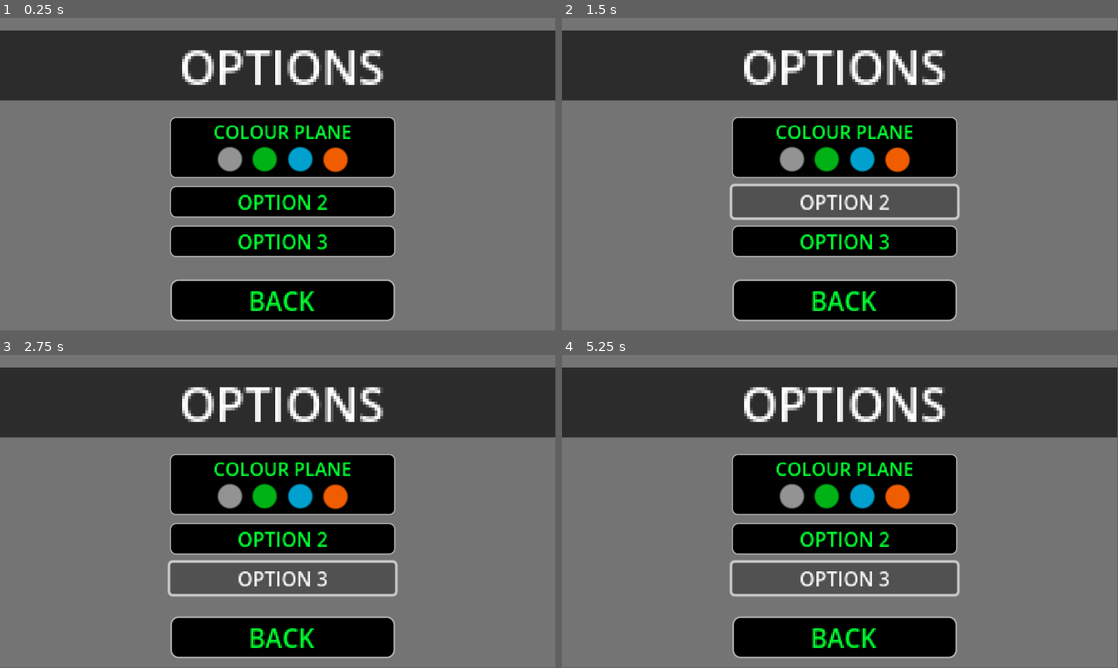
Above: before the commit, frames 1-4 (two rows, left to right).
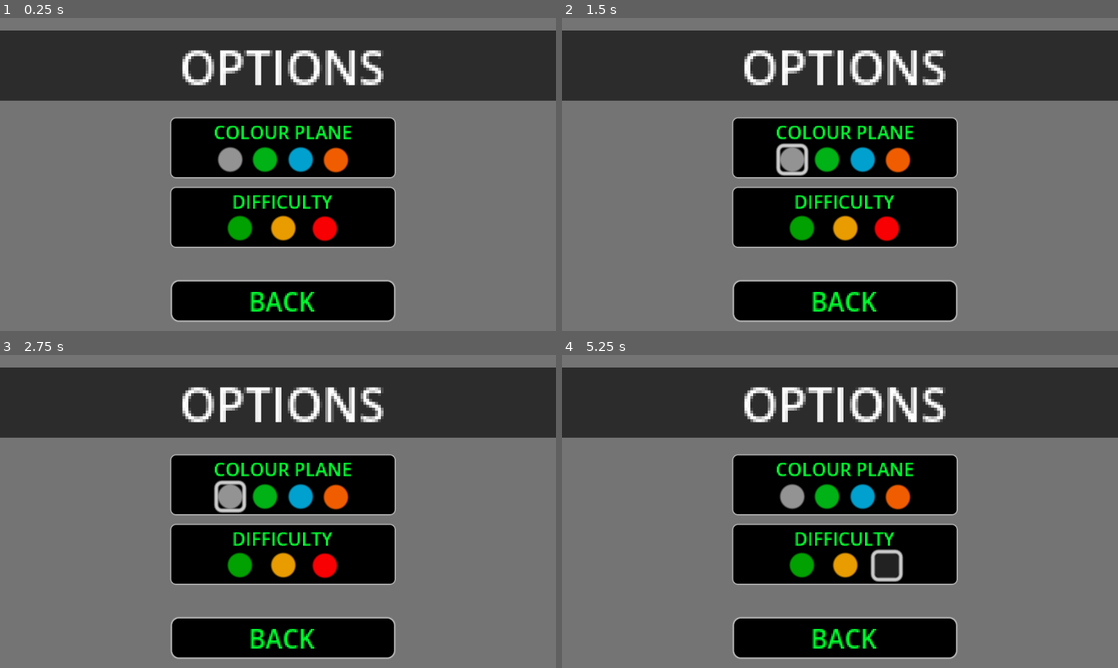
Above: after the commit, the same moments.

Repository: star6fish/DigitalTechInternalInternal
Game: Godot game, scene res://scenes/OptionsScreen.tscn
Two runs of this game, one before a commit and one after it. Both use one fixed random seed, a clock stepped at 60 frames per second and the inputs below. The project has no main scene, so this scene is started directly.
Inputs (mouse positions are in pixels of both pictures, inside the frame that each line leads up to):
- Up to frame 1 (0.25 s): no input
- Up to frame 2 (1.5 s): click (789, 158) at 0.5 s; click (845, 202) at 1.25 s, where only the run before the commit has a clickable "OPTION 2"
- Up to frame 3 (2.75 s): click (283, 577) at 2 s, where only the run before the commit has a clickable "OPTION 3"
- Up to frame 4 (5.25 s): click (828, 495) at 2.75 s; click (862, 495) at 3.5 s; click (895, 495) at 4.25 s; click (884, 564) at 5.02 s
In our replay, the window is 799x449 before the commit and 800x450 after it. These sizes can differ from the game's own. Grey fills any space a smaller window leaves; there, only what the larger window draws over its background counts as a difference.

The runs differ from the first frame. In frame 1, 6.9% of the frame differs, in the area x 0-100%, y 4-98%; in frame 2, 10%; in frame 3, 9.3%; in frame 4, 9.0%.

Commit message:
14/08/2024

Diff:
--- a/project.godot
+++ b/project.godot
@@ -18,6 +18,10 @@
 
 Global="*res://scripts/global.gd"
 
+[display]
+
+window/stretch/mode="viewport"
+
 [rendering]
 
 textures/canvas_textures/default_texture_filter=0
--- a/scenes/OptionsScreen.tscn
+++ b/scenes/OptionsScreen.tscn
@@ -60,6 +60,30 @@
 corner_radius_bottom_left = 8
 corner_detail = 20
 
+[sub_resource type="StyleBoxFlat" id="StyleBoxFlat_l604h"]
+bg_color = Color(0, 0.631373, 0, 1)
+corner_radius_top_left = 8
+corner_radius_top_right = 8
+corner_radius_bottom_right = 8
+corner_radius_bottom_left = 8
+corner_detail = 20
+
+[sub_resource type="StyleBoxFlat" id="StyleBoxFlat_clphp"]
+bg_color = Color(0.909804, 0.611765, 0, 1)
+corner_radius_top_left = 8
+corner_radius_top_right = 8
+corner_radius_bottom_right = 8
+corner_radius_bottom_left = 8
+corner_detail = 20
+
+[sub_resource type="StyleBoxFlat" id="StyleBoxFlat_kdcrb"]
+bg_color = Color(0.972549, 0, 0.0117647, 1)
+corner_radius_top_left = 8
+corner_radius_top_right = 8
+corner_radius_bottom_right = 8
+corner_radius_bottom_left = 8
+corner_detail = 20
+
 [node name="Control" type="Control"]
 layout_mode = 3
 anchors_preset = 15
@@ -108,29 +132,6 @@
 scale = Vector2(3.85779, 3.85779)
 theme_override_styles/normal = SubResource("StyleBoxFlat_1nilp")
 
-[node name="Button2" type="Button" parent="."]
-layout_mode = 0
-offset_left = 353.0
-offset_top = 349.0
-offset_right = 540.0
-offset_bottom = 374.0
-scale = Vector2(2.49617, 2.59344)
-theme_override_colors/font_color = Color(0, 1, 0.192157, 1)
-theme_override_font_sizes/font_size = 0
-theme_override_styles/normal = SubResource("StyleBoxFlat_u541m")
-text = "OPTION 2"
-
-[node name="Button3" type="Button" parent="."]
-layout_mode = 0
-offset_left = 353.0
-offset_top = 431.0
-offset_right = 540.0
-offset_bottom = 456.0
-scale = Vector2(2.49617, 2.59344)
-theme_override_colors/font_color = Color(0, 1, 0.192157, 1)
-theme_override_styles/normal = SubResource("StyleBoxFlat_u541m")
-text = "OPTION 3"
-
 [node name="Button5" type="Button" parent="."]
 layout_mode = 0
 offset_left = 354.0
@@ -172,4 +173,49 @@
 theme_override_styles/normal = SubResource("StyleBoxFlat_juk62")
 metadata/colour = Color(0.364706, 0.364706, 0.364706, 1)
 
+[node name="Label2" type="Label" parent="."]
+offset_left = 353.0
+offset_top = 350.0
+offset_right = 550.0
+offset_bottom = 403.0
+scale = Vector2(2.36867, 2.36867)
+theme_override_colors/font_color = Color(0, 1, 0.192157, 1)
+theme_override_styles/normal = SubResource("StyleBoxFlat_ug6bp")
+text = "DIFFICULTY"
+horizontal_alignment = 1
+
+[node name="Button8" type="Button" parent="."]
+offset_left = 472.0
+offset_top = 410.0
+offset_right = 485.0
+offset_bottom = 423.0
+scale = Vector2(3.85779, 3.85779)
+theme_override_styles/normal = SubResource("StyleBoxFlat_l604h")
+metadata/colour = Color(0.364706, 0.364706, 0.364706, 1)
+
+[node name="Button9" type="Button" parent="."]
+offset_left = 562.0
+offset_top = 410.0
+offset_right = 575.0
+offset_bottom = 423.0
+scale = Vector2(3.85779, 3.85779)
+theme_override_styles/normal = SubResource("StyleBoxFlat_clphp")
+metadata/colour = Color(0.364706, 0.364706, 0.364706, 1)
+
+[node name="Button10" type="Button" parent="."]
+offset_left = 648.0
+offset_top = 411.0
+offset_right = 661.0
+offset_bottom = 424.0
+scale = Vector2(3.85779, 3.85779)
+theme_override_styles/normal = SubResource("StyleBoxFlat_kdcrb")
+metadata/colour = Color(0.364706, 0.364706, 0.364706, 1)
+
+[connection signal="pressed" from="Button" to="." method="_grey"]
 [connection signal="pressed" from="Button5" to="." method="_backButtonPressed"]
+[connection signal="pressed" from="Button4" to="." method="_green"]
+[connection signal="pressed" from="Button6" to="." method="_blue"]
+[connection signal="pressed" from="Button7" to="." method="_orange"]
+[connection signal="pressed" from="Button8" to="." method="_easy"]
+[connection signal="pressed" from="Button9" to="." method="_normal"]
+[connection signal="pressed" from="Button10" to="." method="_hard"]
--- a/scripts/OptionsScreen.gd
+++ b/scripts/OptionsScreen.gd
@@ -1,18 +1,27 @@
 extends Control
 
-@onready var global = get_node("res://scripts/global.gd")
+@onready var global = get_node("/root/Global")
 
 func _grey():
 	global.ColourPlane = Color.GRAY
 
 func _green():
-		global.ColourPlane = Color.GREEN
+	global.ColourPlane = Color.GREEN
 
 func _blue():
-		global.ColourPlane = Color.BLUE
+	global.ColourPlane = Color.DARK_TURQUOISE
 
 func  _orange():
-		global.ColourPlane = Color.ORANGE
+	global.ColourPlane = Color.ORANGE
+
+func _easy():
+	global.Difficulty = "Easy"
+
+func _normal():
+	global.Difficulty = "Normal"
+
+func _hard():
+	global.Difficulty = "Hard"
 
 func _back():
 	get_tree().change_scene_to_file("res://scenes/PlayScreen.tscn")
--- a/scripts/Player.gd
+++ b/scripts/Player.gd
@@ -2,6 +2,8 @@
 
 @export var SPEED = 300.0
 @export var ExplosionScene: PackedScene
+
+@onready var global = get_node("/root/Global")
 
 var TakingOff = true
 var Crashing = false
@@ -42,6 +44,7 @@
 func _physics_process(delta):
 
 	$AnimatedSprite2D.play()
+	$AnimatedSprite2D.modulate = global.ColourPlane
 
 	# Add the gravity.
 
--- a/scripts/TestingScene.gd
+++ b/scripts/TestingScene.gd
@@ -7,6 +7,8 @@
 @export var JetPlane_Obstacle2Scene: PackedScene
 @export var JetPlane_Obstacle3Scene: PackedScene
 @export var JetPlane_Obstacle4Scene: PackedScene
+
+@onready var global = get_node("/root/Global")
 
 var obstacleCoolDown = false
 var obstacles = {}
@@ -86,7 +88,12 @@
 		if Double == 4:
 			_spawn_obstacle()
 
-		await get_tree().create_timer(0.5).timeout
+		if global.Difficulty == "Easy":
+			await get_tree().create_timer(1).timeout
+		elif global.Difficulty == "Normal":
+			await get_tree().create_timer(0.5).timeout
+		elif global.Difficulty == "Hard":
+			await get_tree().create_timer(0.2).timeout
 
 		obstacles.erase(Obstacle)
 
--- a/scripts/global.gd
+++ b/scripts/global.gd
@@ -1,7 +1,4 @@
 extends Node
 
-var planeColour = Color.GRAY
-
-# Called when the node enters the scene tree for the first time.
-func _ready():
-	pass # Replace with function body.
+var ColourPlane = Color.GRAY
+var Difficulty = "Normal"
Not shown: 1 places in scenes/OptionsScreen.tscn that only renumber resources
